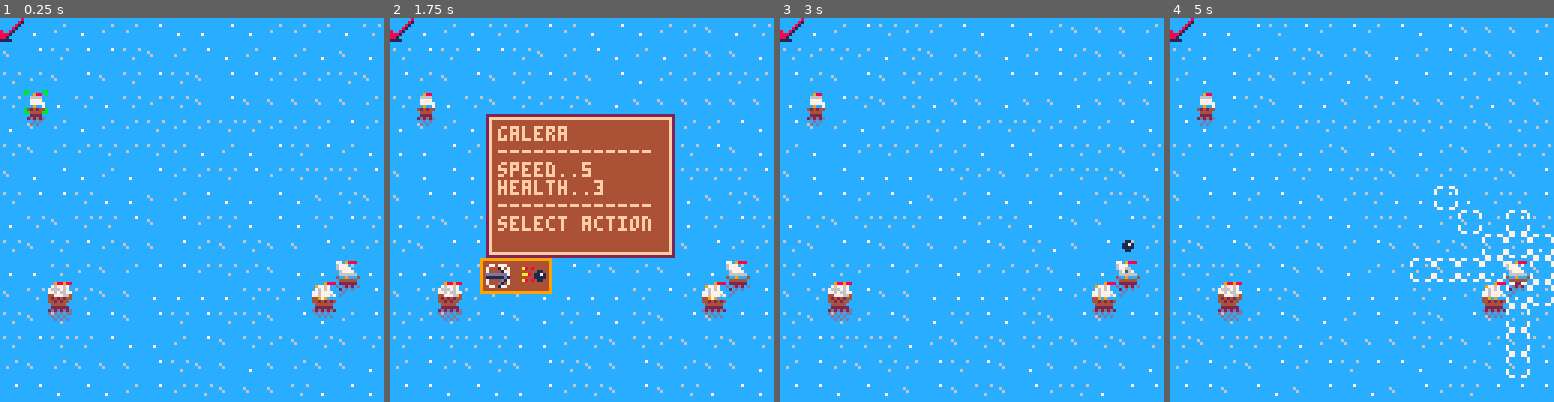
Above: before the commit, frames 1-4 (left to right).
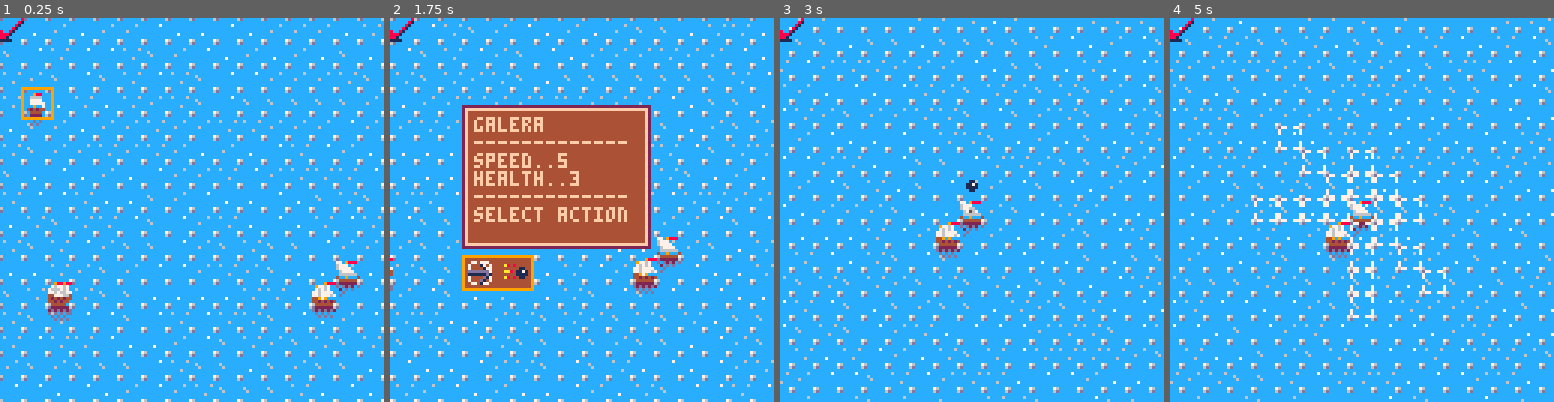
Above: after the commit, the same moments.

Repository: AndreyMakuhin/Admiral
Game: PICO-8 cartridge admiral.p8
The game is run twice, just before and just after one commit, with the same random seed, the same clock (stepped at 60 frames per second) and the same inputs.
Inputs (mouse positions are in pixels of both pictures, inside the frame that each line leads up to):
- Up to frame 1 (0.25 s): no input
- Up to frame 2 (1.75 s): tap X (X key) at 0.33, 1.07 s; click (670, 121) at 0.67 s; tap O (Z key) at 0.7, 1.7 s; click (436, 267) at 1.22 s; hold Right from 1.6 s (still down)
- Up to frame 3 (3 s): click (887, 114) at 1.77 s; tap X (X key) at 1.85, 2.97 s; release Right at 2.1 s; tap O (Z key) at 2.1, 2.5, 2.9 s; hold Up 2.15-2.42 s; click (952, 259) at 2.32 s; hold Right from 2.47 s (still down); click (1014, 106) at 2.87 s
- Up to frame 4 (5 s): release Right at 3.03 s; hold Left 3.08-3.58 s; tap O (Z key) every 0.4 s from 3.3 to 4.9 s; click (1465, 256) at 3.42 s; hold Down 3.63-3.97 s; click (1231, 102) at 3.97 s; hold Right 4.02-4.68 s; tap X (X key) at 4.08 s; click (1292, 248) at 4.52 s; hold Up from 4.73 s (still down)

The runs differ from the first frame. In frame 1, 6.5% of the frame differs, in the area x 0-100%, y 0-100%; in frame 2, 25%; in frame 3, 14%; in frame 4, 17%.

Commit message:
Camera system

Diff:
--- a/admiral.p8
+++ b/admiral.p8
@@ -18,7 +18,7 @@
  update_game()
  _upd()
  t+=1
-
+ cam()
 end
 
 function _draw()
@@ -35,6 +35,12 @@
 	--print("wind is ".. wind,16,0)
 	drawwndws()
 
+--[[
+	print(cam_ox,cam_x+8,cam_y+8,8)
+	print(cam_oy,cam_x+16,cam_y+8,8)
+	print(cam_x,cam_x+8,cam_y+16,8)
+	print(cam_y,cam_x+32,cam_y+16,8)
+--]]
 end
 -->8
 --init
@@ -95,6 +101,12 @@
 	t_upd=0
 	dlt=0
 	dur=0
+	cam_x=flot[sel].x
+	cam_y=flot[sel].y
+	cam_ox=0
+	cam_oy=0
+	cam_sx=0
+	cam_sy=0
 
 	init_map()
 	--test windows--
@@ -105,6 +117,7 @@
 	for _y=0,map_h do
 		for _x=0,map_w do
 			mset(_x,_y,16+flr(rnd(5)))
+			--mset(_x,_y,16)
 		end
 	end
 end
@@ -123,9 +136,6 @@
 	for _y=0,map_h do
 		for _x=0,map_w do
 			if flr(rnd(20))==10 then
-				--tle=mget(_x,_y)
-				--tle=(tle-16+1)%5
-				--mset(_x,_y,tle+16)
 				mset(_x,_y,16+flr(rnd(5)))
 			end
 		end
@@ -135,12 +145,16 @@
 function update_select()
 	if btnp(1) then
 		sfx(0)
+		cam_sx,cam_sy=cam_x,cam_y
+		cam_ox,cam_oy=0,0
 		sel += 1
 		if sel > #flot then
 			sel = 1
 		end
 	elseif btnp(0) then
 		sfx(0)
+		cam_sx,cam_sy=cam_x,cam_y
+		cam_ox,cam_oy=0,0
 		sel -= 1
 		if sel < 1 then
 			sel = #flot
@@ -206,11 +220,13 @@
 		local dy = dy8[direct]*s.mt
 		ship.ox = -dx
 		ship.oy = -dy
+		cam_sx,cam_sy=cam_x,cam_y
 		ship.sox=ship.ox
 		ship.soy=ship.oy
 		ship.x += dx
 		ship.y += dy
 		t_upd=0
+		cam_ox,cam_oy=0,0
 		_upd = update_move
 		_drw = draw_move
 	elseif btnp(5) then
@@ -254,6 +270,7 @@
 
 function update_move()
 	t_upd+=1
+	--cam_ox,cam_oy=0,0
 	local dur=10*flot[sel].mt--turn_cells[direct]
 	local dlt=t_upd/dur
 	ship = flot[sel]
@@ -303,11 +321,14 @@
 
 function update_death()
 	t_ani+=1
-	cs.oy=t_ani/30
+	cs.oy=t_ani/60
 	if cs.oy>1 then
 		t_ani=0
 		sel=1
 		del(flot,cs)
+		cam_ox,cam_oy=0,0
+		cam_sx,cam_sy=cam_x,cam_y
+		cam_x,cam_y=flot[sel].x,flot[sel].y
 		cs=nil
 		_upd = update_select
 		_drw = draw_select
@@ -329,9 +350,11 @@
 	for i = 1, #flot do
 		local s=flot[i]
 		if _upd==update_death then
-			clip(s.x*8,s.y*8,8,8)
+			local c_x = peek2(0x5f28)
+			local c_y = peek2(0x5f2a)
+			clip(s.x*8-c_x,s.y*8-c_y,8,8)
 			spr(s.id,(s.x+s.ox)*8,(s.y+s.oy)*8)
-			clip(s.x*8,s.y*8+8,8,8)
+			clip(s.x*8-c_x,s.y*8-c_y+8,8,8)
 			spr(s.id+4,(s.x+s.ox)*8,(s.y-s.oy)*8+8)
 		else
 			spr(s.id,(s.x+s.ox)*8,(s.y+s.oy)*8)
@@ -342,18 +365,20 @@
 end
 
 function draw_select()
-	local x1 = flot[sel].x*8
-	local y1 = flot[sel].y*8
-	spr(236,x1,y1)
-
+	local x1 = flot[sel].x*8-1
+	local y1 = flot[sel].y*8-1
+	--spr(236,x1,y1)
+	rect(x1,y1,x1+10,y1+10,9)
 end
 
 function draw_wind()
-	spr(255-wind+1,0,0)
+	local c_x = peek2(0x5f28)
+	local c_y = peek2(0x5f2a)
+	spr(255-wind+1,0+c_x,0+c_y)
 end
 
 function draw_action_select()
-	local x1,y1 = cw.x,cw.y + cw.h + 2
+	local x1,y1 = cw.x+2,cw.y + cw.h + 4
 	local x2 = x1 + 12
 	local rx = choose==0 and x1 or x2
 	rectfill2(x1-2,y1-2,24,12,9)
@@ -502,7 +527,9 @@
 
 function add_shipinfo_wnd()
 	ship = flot[sel]
-	cw = addwnd(32,32,63,48,
+	local camera_x = peek2(0x5f28)
+	local camera_y = peek2(0x5f2a)
+	cw = addwnd(32+camera_x,32+camera_y,63,48,
 	{""..ship.name,
 		"-------------",
 		"speed.."..ship.spd,
@@ -524,6 +551,25 @@
 function lerp(b,e,d)
 	if(d>1) return e
 	return b*(1-d)+e*d
+end
+
+function cam()
+ local sx,sy=flot[sel].x*8+4,flot[sel].y*8+4
+	if cam_ox<1 then
+	 cam_ox+=0.05
+	else
+		cam_ox=1
+	end
+	if cam_oy<1 then
+	 cam_oy+=0.05
+	else
+		cam_oy=1
+	end
+	cam_x=lerp(cam_sx,sx,cam_ox)
+	cam_y=lerp(cam_sy,sy,cam_oy)
+	cam_x=max(cam_x,64)
+	cam_y=max(cam_y,64)
+	camera(cam_x-64,cam_y-64)
 end
 
 --[[semms to be unneeded
@@ -549,14 +595,18 @@
 
 function drawwndws()
 	for w in all(wndws) do
-		local wx,wy,ww,wh,wtxt = w.x,w.y,w.w,w.h,w.txt
+		local camera_x = peek2(0x5f28)
+		local camera_y = peek2(0x5f2a)
+		local wx,wy,ww,wh,wtxt =
+		w.x,w.y,
+		w.w,w.h,w.txt
 		rectfill2(wx,wy,ww,wh,2)
 		rectfill2(wx+1,wy+1,ww-2,wh-2,15)
 		rectfill2(wx+2,wy+2,ww-4,wh-4,4)
 
 		wx+=4
 		wy+=4
-		clip(wx,wy,wx+ww-8,wy+wh-8)
+		clip(wx-camera_x,wy-camera_y,wx+ww-8,wy+wh-8)
 		for i = 1,#wtxt do
 			print(wtxt[i],wx,wy,15)
 			wy+=6
@@ -572,14 +622,14 @@
 00700700000900700666666044909000424242440000000000000000000000000000000000000000000000000000000000000000000000000000000000000000
 00000000042424404009000444242424442424400000000000000000000000000000000000000000000000000000000000000000000000000000000000000000
 00000000004444000444444004444440044444000000000000000000000000000000000000000000000000000000000000000000000000000000000000000000
-cccccccccccccccccccccccccccccccccccccccc0000000000000000000000000000000000000000000000000000000000000000000000000000000000000000
+dcccccc6dcccccc6dcccccc6dcccccc6dcccccc60000000000000000000000000000000000000000000000000000000000000000000000000000000000000000
 cccccccccccccccccccccccccccccccccccccccc0000000000000000000000000000000000000000000000000000000000000000000000000000000000000000
 ccccc6ccccccccccccccc7ccccccccccc6cccc6c0000000000000000000000000000000000000000000000000000000000000000000000000000000000000000
 ccccccccccccccccccccccccc6cccccccccccccc0000000000000000000000000000000000000000000000000000000000000000000000000000000000000000
 cc6ccccccccccccccccccccccc6ccccccccccccc0000000000000000000000000000000000000000000000000000000000000000000000000000000000000000
 ccccccccccc7cccccccccccccccccccccccc6ccc0000000000000000000000000000000000000000000000000000000000000000000000000000000000000000
 cccccccccccccccccccccccccccccccccccccccc0000000000000000000000000000000000000000000000000000000000000000000000000000000000000000
-cccccccccccccccccccccccccccccccccccccccc0000000000000000000000000000000000000000000000000000000000000000000000000000000000000000
+6cccccc76cccccc76cccccc76cccccc76cccccc70000000000000000000000000000000000000000000000000000000000000000000000000000000000000000
 fffffffff9333333333333333333339fccfffffff93333333333339fffffffcc3333333300000000000000000000000000000000000000000000000000000000
 99999999f9333333333333333333339fcff99999f93333333333339f99999ffc3333333300000000000000000000000000000000000000000000000000000000
 33333333f9333333333333333333339fff933333f93333333333339f333339ff3333333300000000000000000000000000000000000000000000000000000000
@@ -676,14 +726,14 @@
 00000000000000000000000000000000000000000000000000000000000000000000000000000000000000000000000000000000000000000004400000d11100
 00000000000000000000000000000000000000000000000000000000000000000000000000000000000000000000000000000000000000000000000000000000
 00000000000000000000000000000000000000000000000000000000000000000000000000000000000000000000000000000000000000000000000000000000
-000000000000000000000000000000000000000000000000000000000000000000000000000000000000000000000000bb0000bb000070000000000007700770
-000000000000000000000000000000000000000000000000000000000000000000000000000000000000000000000000b000000b00001700a808000070000007
+00000000000000000000000000000000000000000000000000000000000000000000000000000000000000000000000077000077000070000000000007700770
+0000000000000000000000000000000000000000000000000000000000000000000000000000000000000000000000007000000700001700a808000070000007
 00000000000000000000000000000000000000000000000000000000000000000000000000000000000000000000000000000000000001700000011070000007
 00000000000000000000000000000000000000000000000000000000000000000000000000000000000000000000000000000000ddddddd7aa80117100000000
 00000000000000000000000000000000000000000000000000000000000000000000000000000000000000000000000000000000111111d10000111100000000
 0000000000000000000000000000000000000000000000000000000000000000000000000000000000000000000000000000000000000d10a808011070000007
-000000000000000000000000000000000000000000000000000000000000000000000000000000000000000000000000b000000b0000d1000000000070000007
-000000000000000000000000000000000000000000000000000000000000000000000000000000000000000000000000bb0000bb000010000000000007700770
+000000000000000000000000000000000000000000000000000000000000000000000000000000000000000000000000700000070000d1000000000070000007
+00000000000000000000000000000000000000000000000000000000000000000000000000000000000000000000000077000077000010000000000007700770
 00000000000000000000000000000000000000000000000000000000000000008888000000000000000000080008100080000000000000000000888800081000
 00000000000000000000000000000000000000000000000000000000000000001880000000800000000000810008100018000000000008000000088100881100
 00000000000000000000000000000000000000000000000000000000000000001180000008800000000008100008100001800000000008800000081108881110
